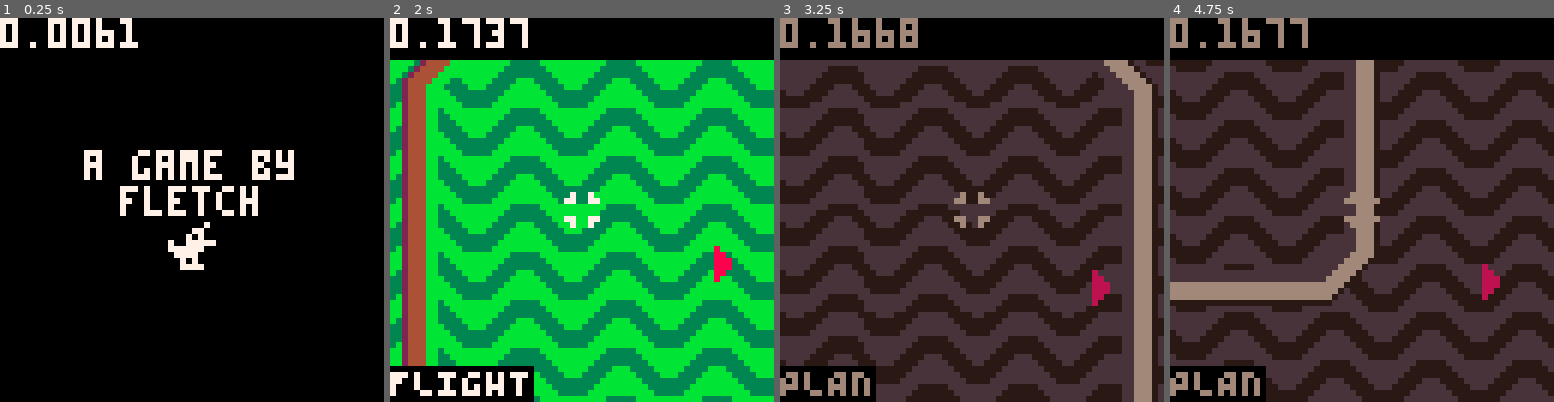
Above: before the commit, frames 1-4 (left to right).
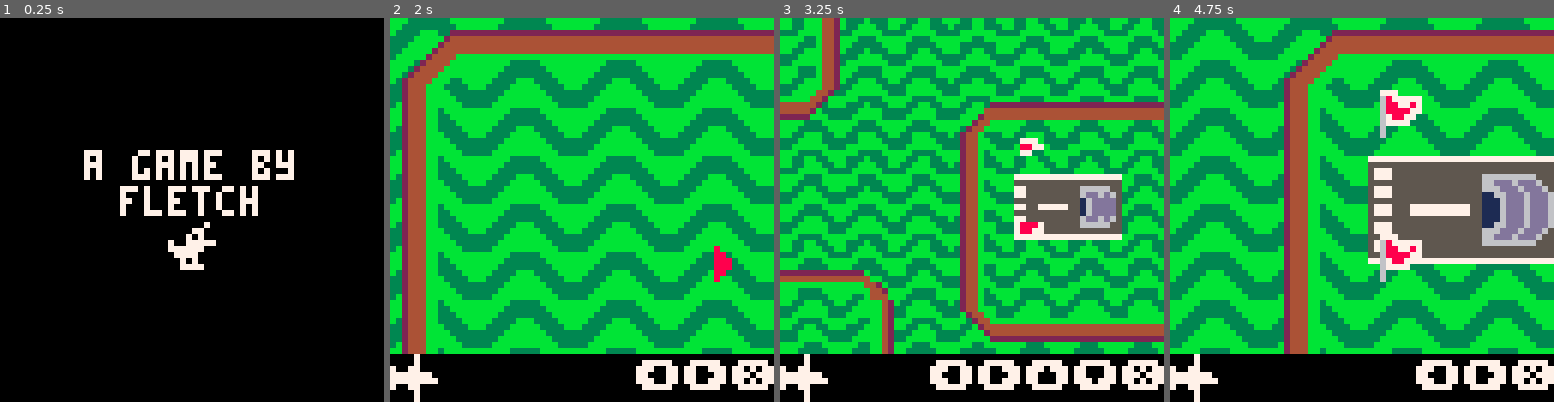
Above: after the commit, the same moments.

Repository: fletchmakes/oops-airlines
Game: PICO-8 cartridge oops-airlines.p8
Two runs of this game, one before a commit and one after it. Both use one fixed random seed, a clock stepped at 60 frames per second and the inputs below.
Inputs:
- Up to frame 1 (0.25 s): no input
- Up to frame 2 (2 s): tap X (X key) at 0.33, 1.07, 1.85 s; tap O (Z key) at 0.7, 1.7 s; hold Right from 1.6 s (still down)
- Up to frame 3 (3.25 s): release Right at 2.1 s; tap O (Z key) at 2.1, 2.5, 2.9 s; hold Up 2.15-2.42 s; hold Right 2.47-3.03 s; tap X (X key) at 2.97 s; hold Left from 3.08 s (still down)
- Up to frame 4 (4.75 s): tap O (Z key) every 0.4 s from 3.3 to 4.5 s; release Left at 3.58 s; hold Down 3.63-3.97 s; hold Right 4.02-4.68 s; tap X (X key) at 4.08 s; hold Up from 4.73 s (still down)

The runs differ from the first frame. In frame 1, 1.3% of the frame differs, in the area x 0-36%, y 0-8%; in frame 2, 21%; in frame 3, 99%, in the area x 0-100%, y 0-100%; in frame 4, 99%.

Commit message:
standardize controls, add UI

Diff:
--- a/oops-airlines.p8
+++ b/oops-airlines.p8
@@ -18,7 +18,7 @@
 --   - Z - place node / pickup node
 --   - (hold) X - zoom out
 
-local debug = true
+local debug = false
 
 -- key constants
 local k_left = 0
@@ -32,6 +32,7 @@
 local current_draw = nil
 
 local planes = {}
+local active_planes = 0
 
 function _init()
     poke(0x5f2c, 3)
@@ -81,6 +82,8 @@
 local frame = 0
 
 local mode = "FLIGHT" -- "PLAN"
+local focused_plane = -1 -- index into planes table
+local hangar = {x=192, y=136}
 
 function game_update()
     -- write any game update logic here
@@ -89,42 +92,107 @@
 		flag_num = flag_num % 6 + 1
 	end
 
-	-- plane updates
+	-- flight mode - just watch the planes fly - zoom out to pan, zoom back in to switch between planes
 	if mode == "FLIGHT" then
 		for p in all(planes) do
 			if p.status ~= "POOLED" then p.update(p) end
 		end
-	end
-
-	-- user input
-	if btn(k_left) and cam.x > 0 then
-		cam.x -= cam.speed
-	end
-
-	if btn(k_right) and cam.x < 128 then
-		cam.x += cam.speed
-	end
-
-	if btn(k_up) and cam.y > 0 then
-		cam.y -= cam.speed
-	end
-
-	if btn(k_down) and cam.y < 128 then
-		cam.y += cam.speed
-	end
-
+
+		-- we're zoomed in, so we just switch between tracking planes
+		if zoom_target == 1 then
+			local cam_target = hangar
+			if focused_plane > 0 then
+				cam_target = planes[focused_plane]
+			end
+
+			local newcamx = lerp(cam.x, cam_target.x-64, 0.2)
+			local newcamy = lerp(cam.y, cam_target.y-64, 0.2)
+
+			if newcamx > 0 and newcamx < 128 then cam.x = newcamx end
+			if newcamy > 0 and newcamy < 128 then cam.y = newcamy end
+
+			if btnp(k_left) and active_planes > 0 then
+				local new_target = -1
+				local cursor = focused_plane
+				-- search for the next unpooled plane
+				while new_target == -1 do
+					if cursor > 1 then
+						cursor -= 1
+					else
+						cursor = #planes
+					end
+
+					if planes[cursor].status ~= "POOLED" then new_target = cursor end
+				end
+
+				focused_plane = new_target
+			end
+
+			if btnp(k_right) and active_planes > 0 then
+				local new_target = -1
+				local cursor = focused_plane
+				-- search for the next unpooled plane
+				while new_target == -1 do
+					if cursor < #planes then
+						cursor += 1
+					else
+						cursor = 1
+					end
+
+					if planes[cursor].status ~= "POOLED" then new_target = cursor end
+				end
+				focused_plane = new_target
+			end
+		-- we're zoomed out, so allow the camera to pan
+		else
+			if btn(k_left) and cam.x > 0 then
+				cam.x -= cam.speed
+			end
+
+			if btn(k_right) and cam.x < 128 then
+				cam.x += cam.speed
+			end
+
+			if btn(k_up) and cam.y > 0 then
+				cam.y -= cam.speed
+			end
+
+			if btn(k_down) and cam.y < 128 then
+				cam.y += cam.speed
+			end
+		end
+
+		if btnp(5) then
+			zoom_target = zoom_target == 0.5 and 1 or 0.5
+		end
+
+	-- plan mode - no planes move, just set nodes on the current plane
+	elseif mode == "PLAN" then
+		if btn(k_left) and cam.x > 0 then
+			cam.x -= cam.speed
+		end
+
+		if btn(k_right) and cam.x < 128 then
+			cam.x += cam.speed
+		end
+
+		if btn(k_up) and cam.y > 0 then
+			cam.y -= cam.speed
+		end
+
+		if btn(k_down) and cam.y < 128 then
+			cam.y += cam.speed
+		end
+
+		-- TODO: keybinding for adding nodes to the current plane
+
+		if btn(5) then
+			zoom_target = 0.5
+		else
+			zoom_target = 1
+		end
+	end
     -- end game update logic
-
-    if btn(5) then
-        zoom_target = 0.5
-    else
-        zoom_target = 1
-    end
-
-	if btnp(4) then
-		mode = mode == "FLIGHT" and "PLAN" or "FLIGHT"
-	end
-
     zoom = lerp(zoom, zoom_target, 0.2)
 end
 
@@ -157,6 +225,7 @@
 	plane.activate = function(self)
 		-- TODO: randomize start location and direction
 		self.status = "IDLE"
+		active_planes += 1
 	end
 
 	plane.update = function(self)
@@ -184,6 +253,7 @@
 				self.status = "POOLED" -- hold onto this object but wait out of sight
 				self.x = -100
 				self.y = -100
+				active_planes -= 1
 			end
 		elseif plane.status == "IDLE" then
 			-- fly in a given direction
@@ -304,8 +374,7 @@
 	draw_crosshair()
 
 	-- mode
-	rectfill(0, 58, #mode*4-1, 63, 0)
-	print(mode, 0, 58, 7)
+	draw_ui_overlay()
 end
 
 function draw_play_area_border()
@@ -314,7 +383,7 @@
 
 function draw_airport_arrow()
 	local cx,cy = cam.x + 64, cam.y + 64 -- center of the screen
-	local ax,ay = 192, 136 -- center of airport runway
+	local ax,ay = hangar.x, hangar.y -- center of airport runway
 
 	local theta = atan2(ax-cx, ay-cy)
 	local distance = sqrt((ax-cx)*(ax-cx)+(ay-cy)*(ay-cy))
@@ -335,7 +404,23 @@
 end
 
 function draw_crosshair()
-	spr(10, 28, 28)
+	if mode == "PLAN" then spr(10, 28, 28) end
+end
+
+function draw_ui_overlay()
+	rectfill(0, 56, 63, 63, 0)
+
+	if mode == "FLIGHT" then
+		spr(11, 0, 56)
+		if zoom_target == 1 then
+			print(chr(139)..chr(145)..chr(151), 41, 57, 7)
+		else -- 0.5
+			print(chr(139)..chr(145)..chr(148)..chr(131)..chr(151), 25, 57, 7)
+		end
+	else -- "PLAN"
+		spr(12, 0, 56)
+		print(chr(139)..chr(145)..chr(148)..chr(131)..chr(142)..chr(151), 17, 57, 7)
+	end
 end
 
 -->8
@@ -419,14 +504,14 @@
 end
 
 __gfx__
-00000000777770007777770077777770777077707770000077770000000000700000000000088000000000000000000000000000000000000000000000000000
-00000000688877006888877068878870687778706877777068877000000077000000080000888800007007000000000000000000000000000000000000000000
-00700700688887706888787068887770688787706887787068887770000707000000088008888880077007700000000000000000000000000000000000000000
-00077000688778706887777068887000688877006888877068888870700777770000088800000000000000000000000000000000000000000000000000000000
-00077000677777706777000067777000678870006788770067777770777777000000088800000000000000000000000000000000000000000000000000000000
-00700700600000006000000060000000677770006777700060000000077770000000088000000000077007700000000000000000000000000000000000000000
-00000000600000006000000060000000600000006000000060000000007070000000080000000000007007000000000000000000000000000000000000000000
-00000000600000006000000060000000600000006000000060000000007777000000000000000000000000000000000000000000000000000000000000000000
+00000000777770007777770077777770777077707770000077770000000000700000000000088000000000000000700000000700007777000077770000000000
+00000000688877006888877068878870687778706877777068877000000077000000080000888800007007000000700000007070070000700700007000000000
+00700700688887706888787068887770688787706887787068887770000707000000088008888880077007707007700000070007700770077070070700000000
+00077000688778706887777068887000688877006888877068888870700777770000088800000000000000007777777000700070707007077007700700000000
+00077000677777706777000067777000678870006788770067777770777777000000088800000000000000007777777707000700707007077007700700000000
+00700700600000006000000060000000677770006777700060000000077770000000088000000000077007707007700070007000700770077070070700000000
+00000000600000006000000060000000600000006000000060000000007070000000080000000000007007000000700077070000070000700700007000000000
+00000000600000006000000060000000600000006000000060000000007777000000000000000000000000000000700077700000007777000077770000000000
 000000777700000000007770000000000000000000000000bbb3333333bbbbbbbbb3333333bbbbbbbbb3333333bbbbbbbbb3333333bbbbbbbbb3333333bbbbbb
 000007788770000000007277000000000000000000777700bb333333333bbbbbbb333333333bbbbbbb333333333bbbbbbb333333333bbbbbbb333333333bbbbb
 000007866870000000007227770000000000000007788770b3333bbb332222222222222222222222222222bb3333bbbbb3333bbb3333bbbbb3333bbb3333bbbb
Not shown, changed: assets/spritesheet.aseprite
Not shown, changed: spritesheet.png
